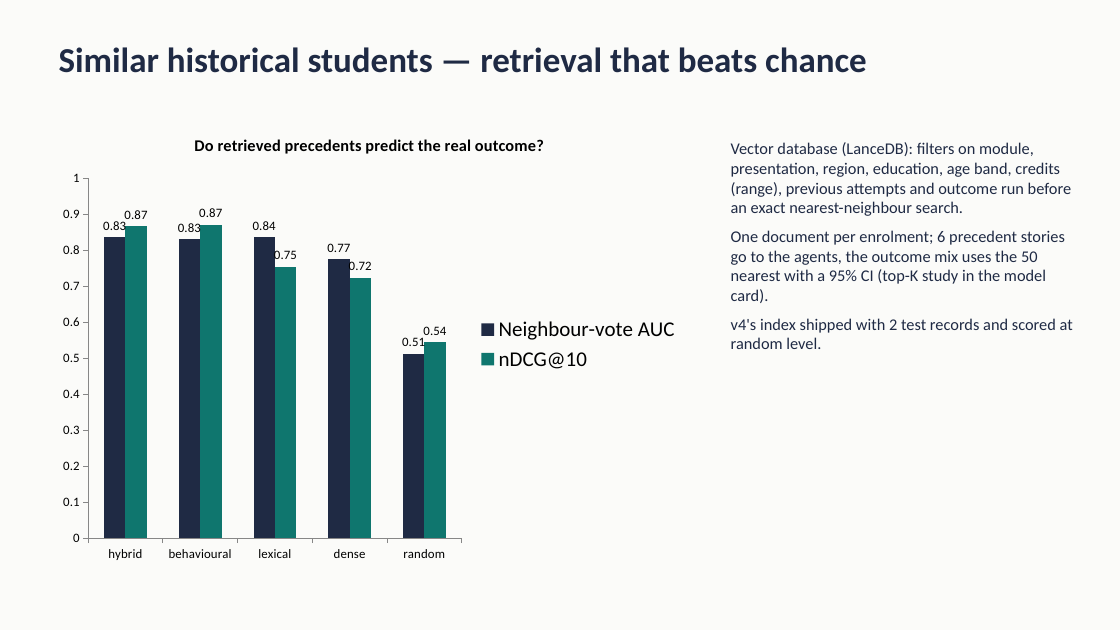
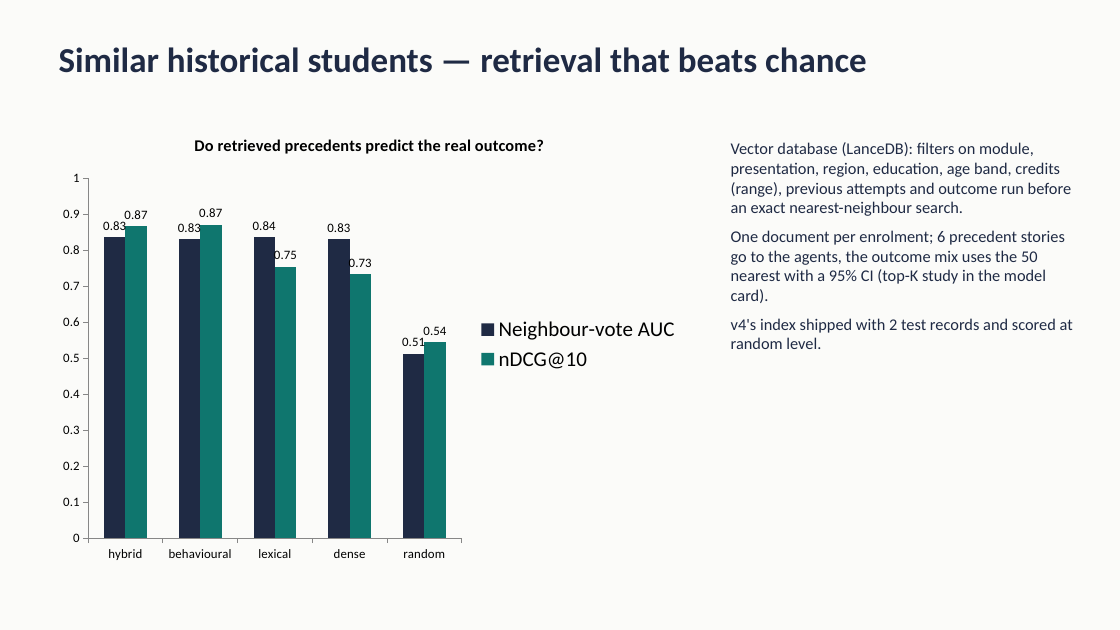
Before and after one commit to stealthynugget/student_success_assistant, a slide deck: slide 8 of docs/Student_Success_Assistant_10min.pptx. Drawn at 1120x630 pixels with LibreOffice and Linux fonts; fonts in the diff are those of the drawing. Boxes give left, top, right and bottom in pixels: in the first picture for what was removed or moved away, otherwise in the second. Text is boxed around its words. In the diff, an @@ line names an element or a change of style, - is before the commit and + after.

```diff
--- a/docs/Student_Success_Assistant_10min.pptx
+++ b/docs/Student_Success_Assistant_10min.pptx
@@ column chart at (x1=50, y1=118, x2=689, y2=571) @@
@@ Neighbour-vote AUC, dense: 0.77 to 0.83 @@
@@ nDCG@10, dense: 0.72 to 0.73 @@
```
Also in this commit, not shown: 1 other slide changed, 17 other files.
